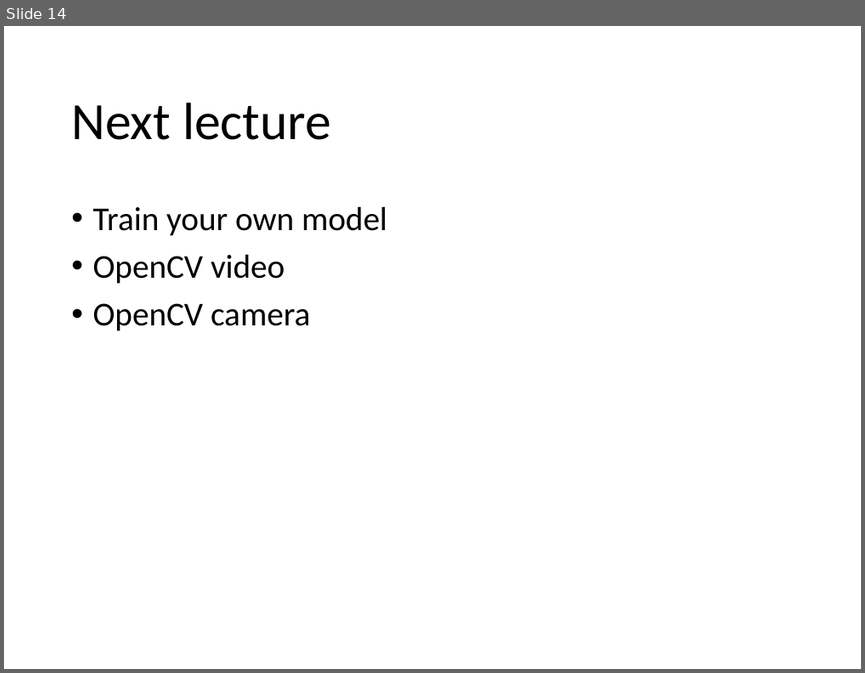
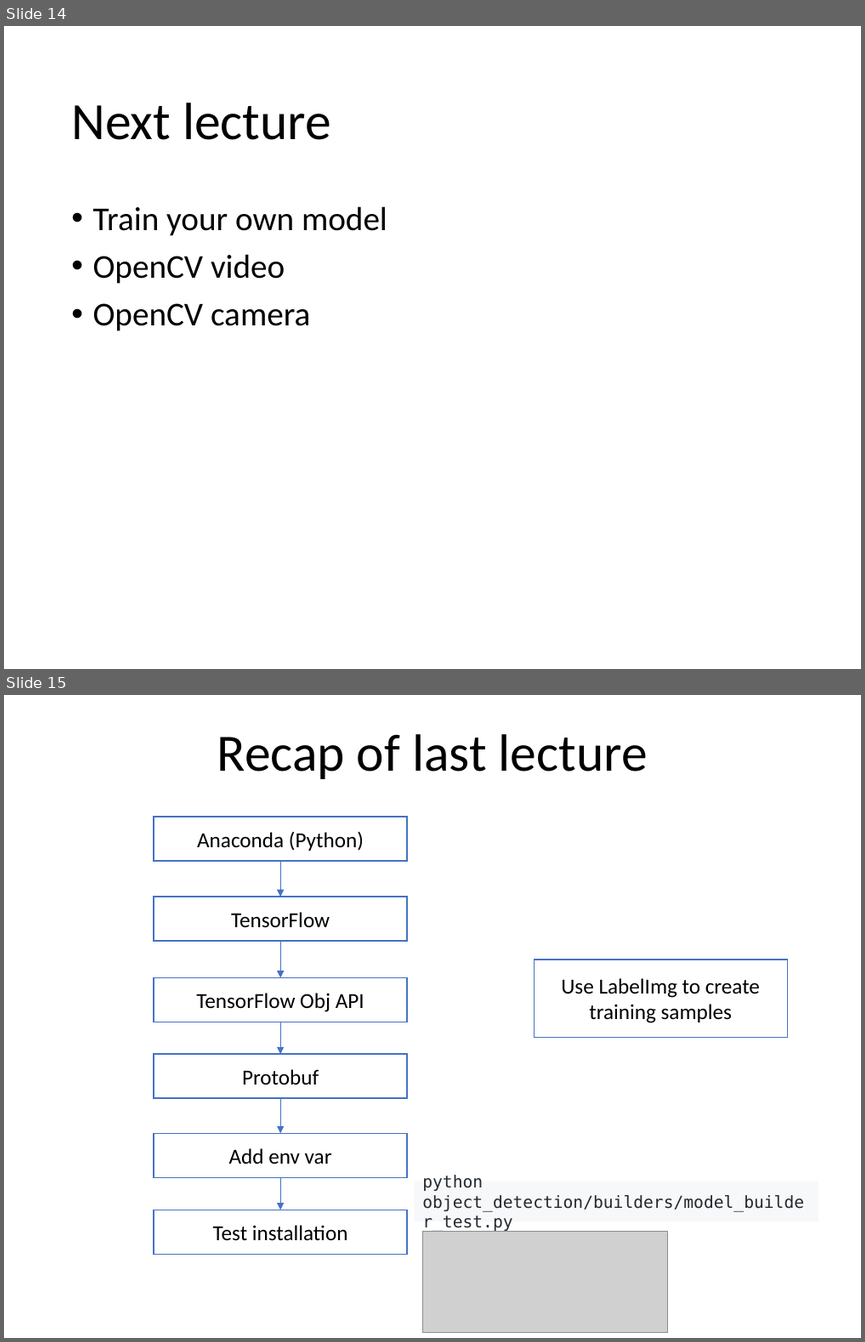
Before and after one commit to YichaoOU/self_driving_car, a slide deck: Tutorial/TensorFlow-Obj-API.pptx. Shown one above the other, each under a label of ours: slide 14 before the commit, slides 14 and 15 after it. The pictures are 865x673 and 865x1342 pixels, drawn with LibreOffice and Linux fonts; fonts in the diff are those of the drawing; grey boxes stand for pictures. Boxes give left, top, right and bottom in pixels: in the first picture for what was removed or moved away, otherwise in the second. Text is boxed around its words. In the diff, an @@ line names an element or a change of style, - is before the commit and + after.

```diff
--- a/Tutorial/TensorFlow-Obj-API.pptx
+++ b/Tutorial/TensorFlow-Obj-API.pptx
@@ slide 15 added at [4,695,861,1338], background #FFFFFF @@
@@ title added at [217,734,647,779], 44 pt, text #000000 @@
+Recap of last lecture
@@ rectangle added at [154,817,408,862], fill #FFFFFF, outline #4472C4 1 pt, 18 pt, text #000000 @@
+Anaconda (Python)
@@ arrow added from (281, 862) to (281, 896), #4472C4 0.5 pt @@
@@ rectangle added at [154,896,408,941], fill #FFFFFF, outline #4472C4 1 pt, 18 pt, text #000000 @@
+TensorFlow
@@ arrow added from (281, 941) to (281, 978), #4472C4 0.5 pt @@
@@ rectangle added at [534,959,787,1037], fill #FFFFFF, outline #4472C4 1 pt, 18 pt, text #000000 @@
+Use LabelImg to create training samples
@@ rectangle added at [154,978,408,1022], fill #FFFFFF, outline #4472C4 1 pt, 18 pt, text #000000 @@
+TensorFlow Obj API
@@ arrow added from (281, 1022) to (281, 1054), #4472C4 0.5 pt @@
@@ rectangle added at [154,1054,408,1099], fill #FFFFFF, outline #4472C4 1 pt, 18 pt, text #000000 @@
+Protobuf
@@ arrow added from (281, 1098) to (281, 1133), #4472C4 0.5 pt @@
@@ rectangle added at [154,1133,408,1178], fill #FFFFFF, outline #4472C4 1 pt, 18 pt, text #000000 @@
+Add env var
@@ arrow added from (281, 1178) to (281, 1210), #4472C4 0.5 pt @@
@@ rectangle added at [414,1181,818,1221], fill #F6F8FA, 14 pt, text #24292E @@
+python object_detection/builders/model_builder_test.py
@@ rectangle added at [154,1210,408,1254], fill #FFFFFF, outline #4472C4 1 pt, 18 pt, text #000000 @@
+Test installation
@@ picture added at [423,1231,668,1332] @@
```
Also in this commit, not shown: 5 other slides added, 6 slides removed, 26 other files.
